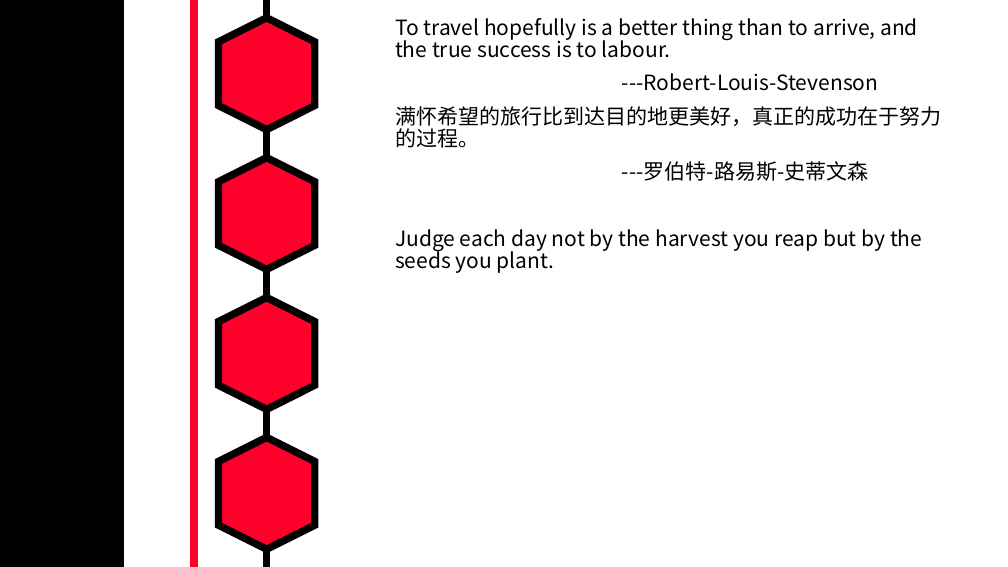
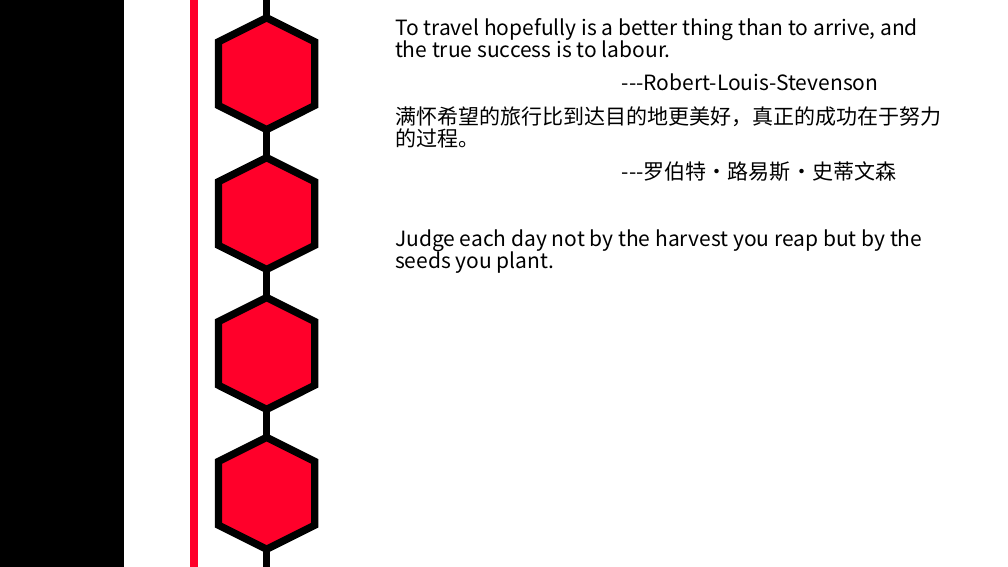
Before and after one commit to MarkShen1992/PPT-template, a slide deck: slide 43 of morning reading/iridescent english sentenses.pptx. Drawn at 1008x567 pixels with LibreOffice and Linux fonts; fonts in the diff are those of the drawing. Boxes give left, top, right and bottom in pixels: in the first picture for what was removed or moved away, otherwise in the second. Text is boxed around its words. In the diff, an @@ line names an element or a change of style, - is before the commit and + after.

```diff
--- a/morning reading/iridescent english sentenses.pptx
+++ b/morning reading/iridescent english sentenses.pptx
@@ text at <box>622,161,896,181</box>: text changed @@
----罗伯特-路易斯-史蒂文森
+---罗伯特·路易斯·史蒂文森
```
Also in this commit, not shown: 3 other slides changed, 3 slides added.
